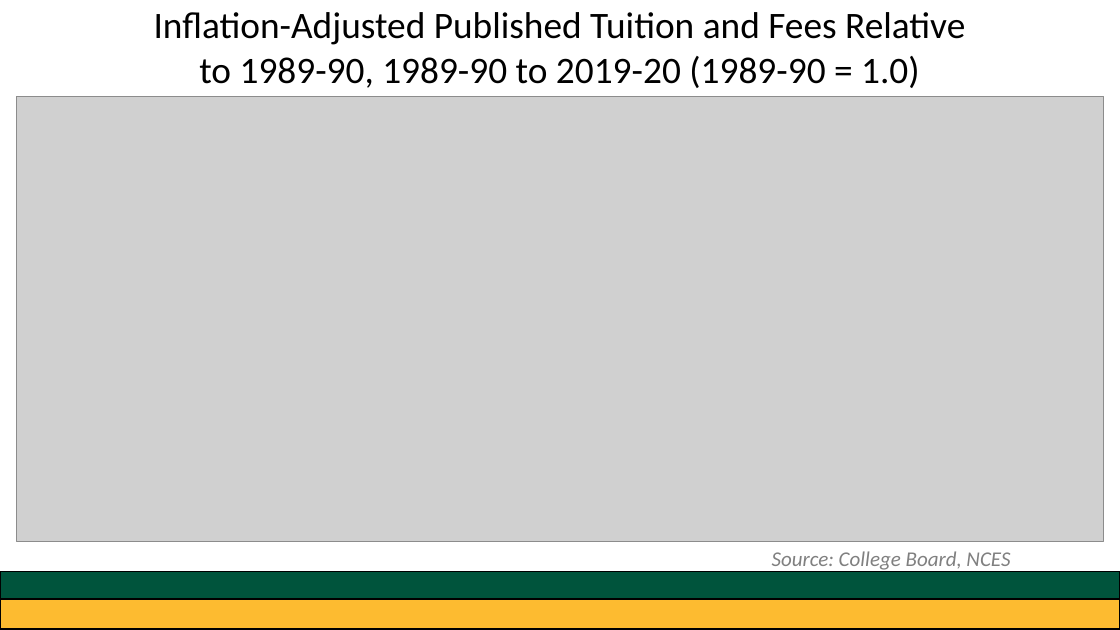
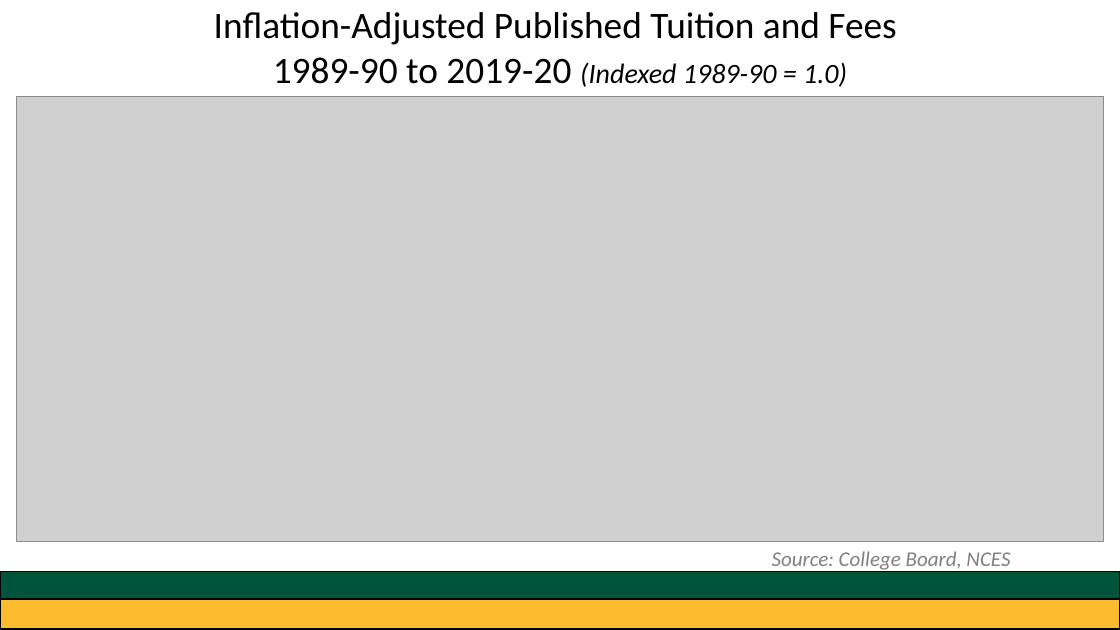
Before and after one commit to greg-dubrow/USF-talk-February-2020, a slide deck: slide 14 of usf_presentation_0220_gdubrow.pptx. Drawn at 1120x630 pixels with LibreOffice and Linux fonts; fonts in the diff are those of the drawing; grey boxes stand for pictures. Boxes give left, top, right and bottom in pixels: in the first picture for what was removed or moved away, otherwise in the second. Text is boxed around its words. In the diff, an @@ line names an element or a change of style, - is before the commit and + after.

Commit message:
enroll tuition ppt

```diff
--- a/usf_presentation_0220_gdubrow.pptx
+++ b/usf_presentation_0220_gdubrow.pptx
@@ text at [214, 12, 896, 87]: text changed @@
-Inflation-Adjusted Published Tuition and Fees Relative to 1989-90, 1989-90 to 2019-20 (1989-90 = 1.0)
+Inflation-Adjusted Published Tuition and Fees
+1989-90 to 2019-20 (Indexed 1989-90 = 1.0)
```
Also in this commit, not shown: 3 other slides changed, 5 slides added, 5 other files.
